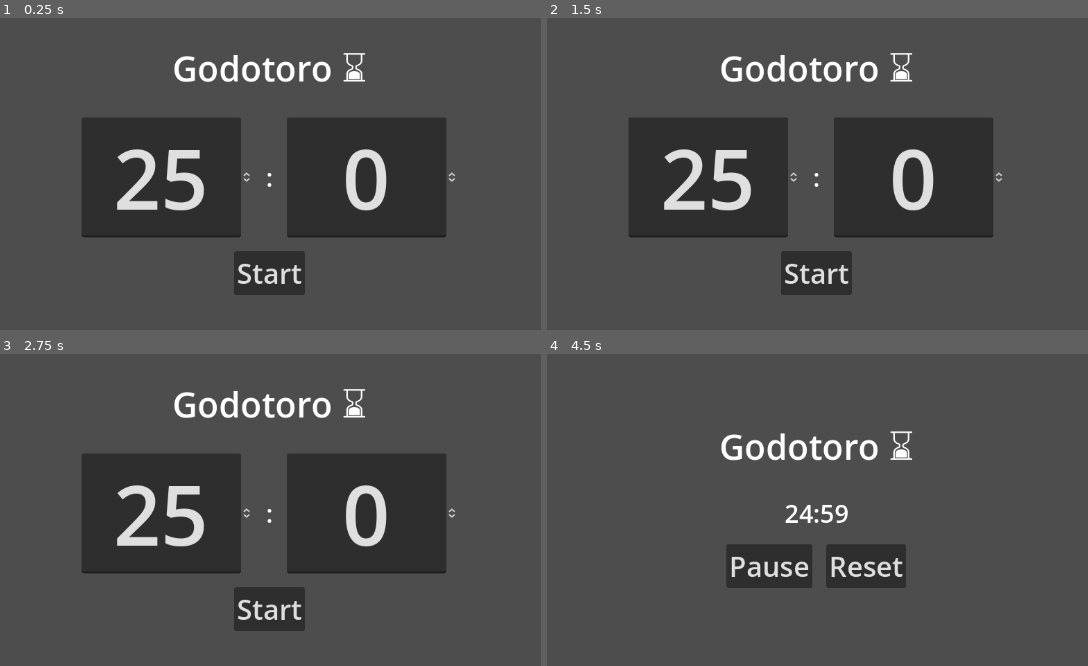
Above: before the commit, frames 1-4 (two rows, left to right).
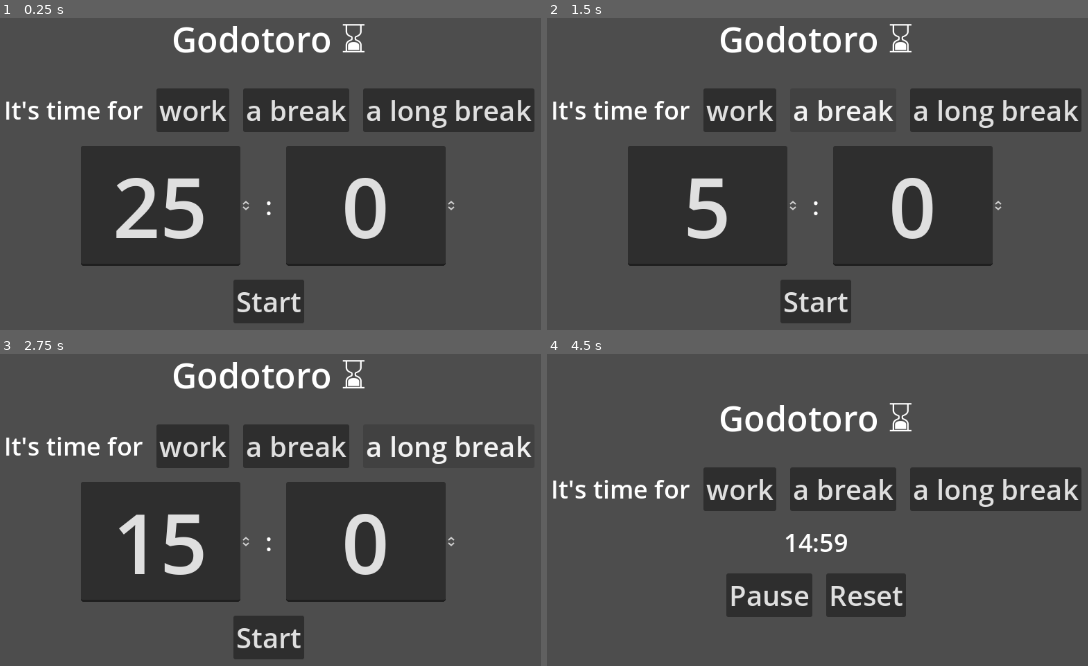
Above: after the commit, the same moments.

Repository: philnewberryls/godotoro
Game: Godot game, scene res://main.tscn
The game is run twice, just before and just after one commit, with the same random seed, the same clock (stepped at 60 frames per second) and the same inputs.
Inputs (mouse positions are in pixels of both pictures, inside the frame that each line leads up to):
- Up to frame 1 (0.25 s): no input
- Up to frame 2 (1.5 s): click (741, 111) at 0.5 s, where only the run after the commit has a clickable "work"; click (844, 111) at 1.25 s, where only the run after the commit has a clickable "a break"
- Up to frame 3 (2.75 s): click (449, 447) at 2 s, where only the run after the commit has a clickable "a long break"
- Up to frame 4 (4.5 s): click "Start" at 2.75 s; click "Reset" at 3.5 s; click "Start" at 4.25 s

The runs differ from the first frame. In frame 1, 24% of the frame differs, in the area x 1-99%, y 1-98%; in frame 2, 22%; in frame 3, 21%; in frame 4, 18%.

Commit message:
Added mode swapping

Diff:
--- a/main.gd
+++ b/main.gd
@@ -4,17 +4,13 @@
 @export var active_timer: Timer
 @export var audio_player: AudioStreamPlayer
 
-@export_category("Settings")
-@export var default_start_time_in_seconds: int = 60 * 25
-
 
 func _ready():
-	timer_interface.default_time_to_display_in_seconds = default_start_time_in_seconds
 	timer_interface.new_timer_start_requested.connect(_start_timer)
 	timer_interface.timer_pause_requested.connect(_pause_timer)
 	timer_interface.timer_resume_requested.connect(_resume_timer)
 	timer_interface.timer_reset_requested.connect(_reset_timer)
-	timer_interface.update_setup_fields(default_start_time_in_seconds)
+	timer_interface.reset_setup_fields()
 
 
 func _process(_delta):
--- a/project.godot
+++ b/project.godot
@@ -15,6 +15,14 @@
 config/features=PackedStringArray("4.1", "GL Compatibility")
 config/icon="res://icon.svg"
 
+[input]
+
+select={
+"deadzone": 0.5,
+"events": [Object(InputEventMouseButton,"resource_local_to_scene":false,"resource_name":"","device":-1,"window_id":0,"alt_pressed":false,"shift_pressed":false,"ctrl_pressed":false,"meta_pressed":false,"button_mask":0,"position":Vector2(0, 0),"global_position":Vector2(0, 0),"factor":1.0,"button_index":1,"canceled":false,"pressed":false,"double_click":false,"script":null)
+]
+}
+
 [rendering]
 
 renderer/rendering_method="gl_compatibility"
--- /dev/null
+++ b/timer_interface/ModeButton.gd
@@ -0,0 +1,26 @@
+extends Button
+class_name ModeButton
+
+signal mode_change_requested()
+
+@export var is_active_mode: bool = false :
+	set(value):
+		is_active_mode = value
+		if is_active_mode:
+			self.theme_type_variation = "ActiveMode"
+			mode_change_requested.emit(self.name)
+		else:
+			self.theme_type_variation = "InactiveMode"
+
+
+func _ready():
+	button_up.connect(_react_to_press)
+
+
+func _react_to_press():
+	get_tree().call_group("mode_buttons", "return_to_default_state")
+	is_active_mode = true
+
+
+func return_to_default_state():
+	is_active_mode = false
--- a/timer_interface/timer_interface.gd
+++ b/timer_interface/timer_interface.gd
@@ -7,10 +7,17 @@
 	TIMER_IN_PROGRESS
 }
 
+enum mode_states{
+	WORK,
+	SHORT_BREAK,
+	LONG_BREAK
+}
+
 signal new_timer_start_requested()
 signal timer_pause_requested()
 signal timer_resume_requested()
 signal timer_reset_requested()
+signal mode_change_requested()
 
 @export var timer_stopped_buttons: HBoxContainer
 @export var timer_in_progress_buttons: HBoxContainer
@@ -19,8 +26,14 @@
 @export var timer_setup_seconds: SpinBox
 @export var timer_display: Label
 
-var default_time_to_display_in_seconds: int = 60 * 25
+var default_work_time_seconds: int = 60 * 25
+var default_short_break_time_seconds: int = 60 * 5
+var default_long_break_seconds: int = 60 * 15
+var current_mode: mode_states = mode_states.WORK
 
+func _ready():
+	for mode_button in get_tree().get_nodes_in_group("mode_buttons"):
+		mode_button.mode_change_requested.connect(_on_mode_button_mode_change_requested)
 
 func _on_start_button_button_up():
 	new_timer_start_requested.emit(timer_setup_minutes.value, timer_setup_seconds.value)
@@ -38,7 +51,41 @@
 func _on_reset_timer_button_button_up():
 	timer_reset_requested.emit()
 	_switch_displayed_buttons(button_display_states.TIMER_READY)
-	update_setup_fields(default_time_to_display_in_seconds)
+	reset_setup_fields()
+
+func reset_setup_fields():
+	match current_mode:
+		mode_states.WORK:
+			update_setup_fields(default_work_time_seconds)
+		mode_states.SHORT_BREAK:
+			update_setup_fields(default_short_break_time_seconds)
+		mode_states.LONG_BREAK:
+			update_setup_fields(default_long_break_seconds)
+
+
+func _on_work_mode_button_button_up():
+	pass
+
+
+func _on_break_mode_button_button_up():
+	pass # Replace with function body.
+
+
+func _on_long_break_mode_button_button_up():
+	pass # Replace with function body.
+
+
+func _on_mode_button_mode_change_requested(mode_name: String):
+	mode_change_requested.emit(mode_name)
+	if mode_name.to_lower().contains("work"):
+		current_mode = mode_states.WORK
+	elif mode_name.to_lower().contains("short"):
+		current_mode = mode_states.SHORT_BREAK
+	elif mode_name.to_lower().contains("long"):
+		current_mode = mode_states.LONG_BREAK
+	else:
+		printerr("Invalid mode name given!")
+	reset_setup_fields()
 
 
 func update_setup_fields(time_total_in_seconds: float):
--- a/timer_interface/timer_interface.tscn
+++ b/timer_interface/timer_interface.tscn
@@ -1,7 +1,8 @@
-[gd_scene load_steps=4 format=3 uid="uid://2vnv4xunc3cg"]
+[gd_scene load_steps=5 format=3 uid="uid://2vnv4xunc3cg"]
 
 [ext_resource type="Theme" uid="uid://bvecnc26kw5cj" path="res://timer_interface/timer_interface_theme.tres" id="1_kawb5"]
 [ext_resource type="Script" path="res://timer_interface/timer_interface.gd" id="2_2vjti"]
+[ext_resource type="Script" path="res://timer_interface/ModeButton.gd" id="3_2xlqj"]
 [ext_resource type="Script" path="res://timer_interface/PauseResumeButton.gd" id="3_autak"]
 
 [node name="TimerInterface" type="CenterContainer" node_paths=PackedStringArray("timer_stopped_buttons", "timer_in_progress_buttons", "timer_setup_fields", "timer_setup_minutes", "timer_setup_seconds", "timer_display")]
@@ -28,8 +29,39 @@
 text = "Godotoro ⌛"
 horizontal_alignment = 1
 
+[node name="ModeButtons" type="HBoxContainer" parent="VBoxContainer"]
+layout_mode = 2
+alignment = 1
+
+[node name="Label" type="Label" parent="VBoxContainer/ModeButtons"]
+layout_mode = 2
+text = "It's time for"
+
+[node name="WorkModeButton" type="Button" parent="VBoxContainer/ModeButtons" groups=["mode_buttons"]]
+layout_mode = 2
+focus_mode = 0
+theme_type_variation = &"ActiveMode"
+text = "work"
+script = ExtResource("3_2xlqj")
+is_active_mode = true
+
+[node name="ShortBreakModeButton" type="Button" parent="VBoxContainer/ModeButtons" groups=["mode_buttons"]]
+layout_mode = 2
+focus_mode = 0
+theme_type_variation = &"InactiveMode"
+text = "a break"
+script = ExtResource("3_2xlqj")
+
+[node name="LongBreakModeButton" type="Button" parent="VBoxContainer/ModeButtons" groups=["mode_buttons"]]
+layout_mode = 2
+focus_mode = 0
+theme_type_variation = &"InactiveMode"
+text = "a long break"
+script = ExtResource("3_2xlqj")
+
 [node name="TimerSetupFields" type="HBoxContainer" parent="VBoxContainer"]
 layout_mode = 2
+alignment = 1
 
 [node name="Minutes" type="SpinBox" parent="VBoxContainer/TimerSetupFields"]
 layout_mode = 2
@@ -78,6 +110,9 @@
 layout_mode = 2
 text = "Reset"
 
+[connection signal="button_up" from="VBoxContainer/ModeButtons/WorkModeButton" to="." method="_on_work_mode_button_button_up"]
+[connection signal="button_up" from="VBoxContainer/ModeButtons/ShortBreakModeButton" to="." method="_on_break_mode_button_button_up"]
+[connection signal="button_up" from="VBoxContainer/ModeButtons/LongBreakModeButton" to="." method="_on_long_break_mode_button_button_up"]
 [connection signal="button_up" from="VBoxContainer/ReadyButtons/StartButton" to="." method="_on_start_button_button_up"]
 [connection signal="timer_pause_requested" from="VBoxContainer/InProgressButtons/PauseResumeButton" to="." method="_on_pause_resume_button_timer_pause_requested"]
 [connection signal="timer_resume_requested" from="VBoxContainer/InProgressButtons/PauseResumeButton" to="." method="_on_pause_resume_button_timer_resume_requested"]
--- a/timer_interface/timer_interface_theme.tres
+++ b/timer_interface/timer_interface_theme.tres
@@ -1,9 +1,16 @@
-[gd_resource type="Theme" format=3 uid="uid://bvecnc26kw5cj"]
+[gd_resource type="Theme" load_steps=3 format=3 uid="uid://bvecnc26kw5cj"]
+
+[sub_resource type="StyleBoxEmpty" id="StyleBoxEmpty_bj3gi"]
+
+[sub_resource type="StyleBoxEmpty" id="StyleBoxEmpty_e0yci"]
 
 [resource]
+ActiveMode/styles/normal = SubResource("StyleBoxEmpty_bj3gi")
 BoxContainer/constants/separation = 20
 Button/font_sizes/font_size = 40
 HeaderLarge/font_sizes/font_size = 50
+InactiveMode/colors/font_color = Color(1, 1, 1, 0.490196)
+InactiveMode/styles/normal = SubResource("StyleBoxEmpty_e0yci")
 Label/font_sizes/font_size = 36
 LineEdit/constants/minimum_character_width = 2
 LineEdit/font_sizes/font_size = 120
